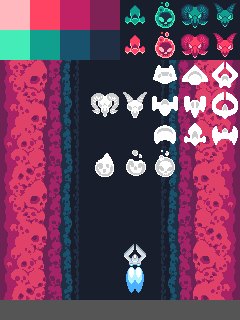
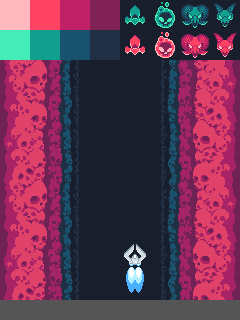
Two versions of the same layered image (240px x 320px). Layer-by-layer changes:
hid "drafts" over left=91, top=62, right=238, bottom=177
